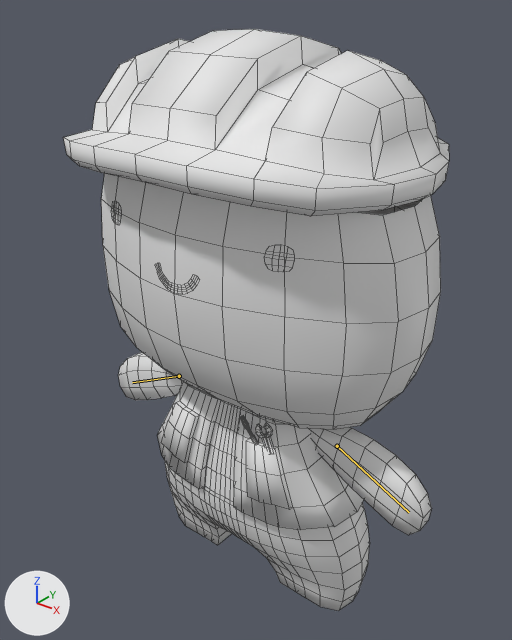
An edit to the FBX model WeFixIt/Assets/Models/NathanLand/Characters/Character_02.fbx, drawn before and after from the same camera.
Before and after are seen from a 50 mm lens placed at (6.87, -8.89, 10.7), pointed at (-0.13, -0.14, 5.27). The axes (+X, +Y, +Z) are drawn at lower left. The lights are the same throughout. The bones that change are drawn over the model as lines. Mesh edges are drawn as thin lines.
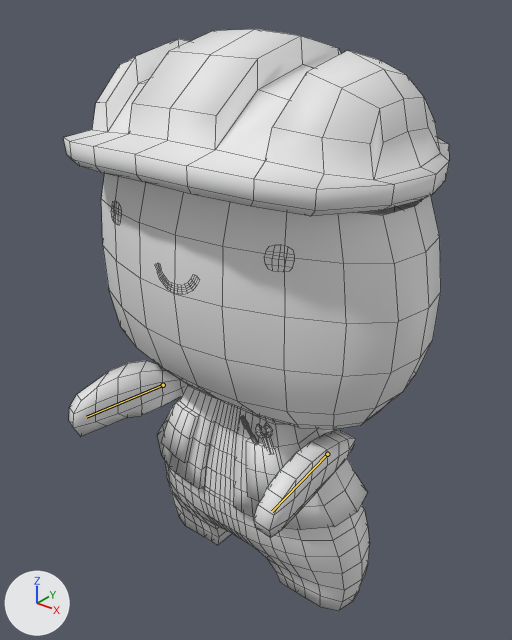
Commit message: Idle Grab Animation Characters

The newer file adds an action. The first version stands in its rest pose; the second is drawn at frame 1 of the action 'Armature|HoldIdle'.

The change, as JSON lines over the scene's bpy script:
```json
{"block": "bone_bone_003", "where": "bone_bone_003 = bpy.data.objects['Armature'].pose.bones['Bone.003']  # child of 'Bone.005'"}
{"op": "set", "path": "bone_bone_003.location", "old": "(0.0, 0.0, 0.0)", "new": "(0.0, 0.0, 0.29)"}
{"op": "set", "path": "bone_bone_003.rotation_quaternion", "old": "(1.0, 0.0, 0.0, 0.0)", "new": "(0.716, 0.681, 0.131, 0.074)", "note": "degrees (0, 0, 0) -> degrees (88, 5, 17)"}
{"block": "bone_bone_004", "where": "bone_bone_004 = bpy.data.objects['Armature'].pose.bones['Bone.004']  # child of 'Bone.005'"}
{"op": "set", "path": "bone_bone_004.location", "old": "(0.0, 0.0, 0.0)", "new": "(0.0, 0.0, 0.43)"}
{"op": "set", "path": "bone_bone_004.rotation_quaternion", "old": "(1.0, 0.0, 0.0, 0.0)", "new": "(0.826, 0.541, -0.126, -0.097)", "note": "degrees (0, 0, 0) -> degrees (67, -6, -17)"}
```

Pixel boxes [x1, y1, x2, y2] of what changed, in the pictures (512 x 640 px):
```json
{"object": "Plane", "change": "posed", "before": [63, 29, 449, 611], "after": [63, 29, 449, 611]}
{"bone": "Bone.003", "before": "(337, 446) to (409, 512)", "after": "(327, 454) to (272, 511)"}
{"bone": "Bone.004", "before": "(179, 376) to (132, 382)", "after": "(163, 385) to (86, 417)"}
```
